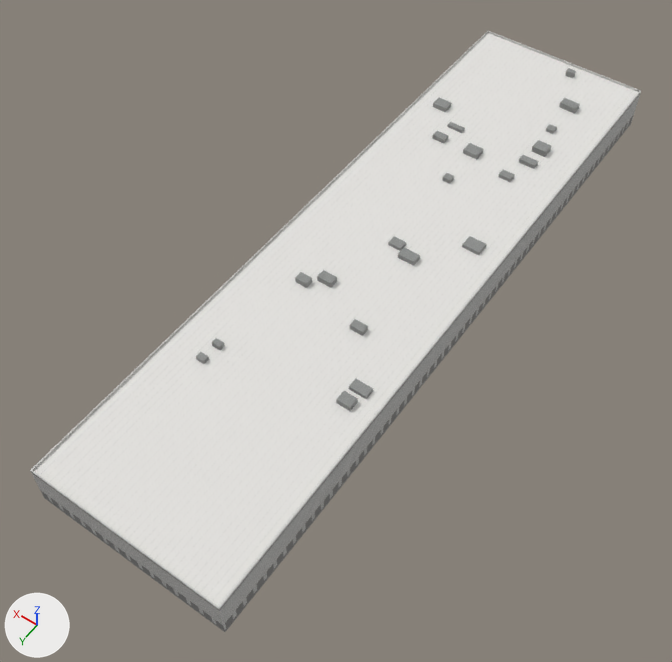
The glTF model data/models/khsv_cargo_70x261.glb: old version first, new version second.
Before and after are seen from a 50 mm lens placed at (-113.0, 188.0, 247.0), pointed at (3.0, 25.0, -8.0). The lights are fixed; the arrows at lower left show +X, +Y and +Z. The older version comes first.

In view in the first picture: 'khsv_cargo_70x261_cargo_wall', 'khsv_cargo_70x261_coping', 'khsv_cargo_70x261_plant', 'khsv_cargo_70x261_roof'.
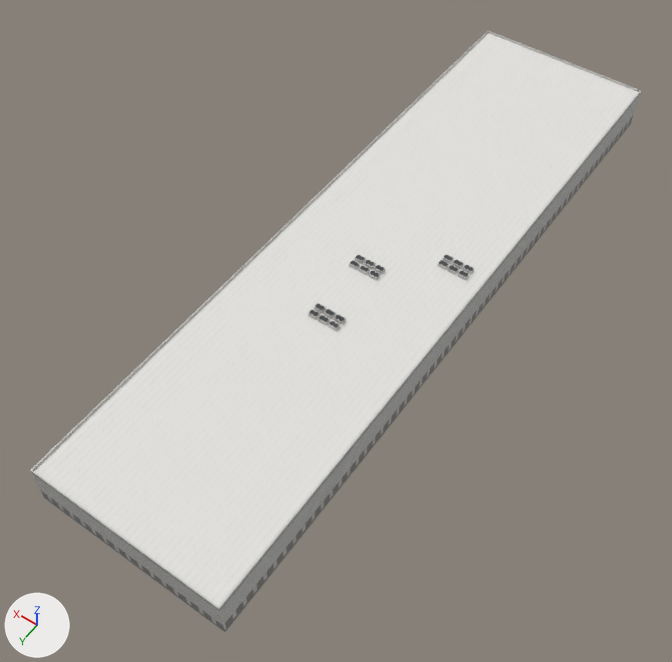
Changed parts and their boxes (x1, y1, x2, y2) in the pictures (672 x 662 px):
'khsv_cargo_70x261_plant', deleted
    before: (196, 68, 580, 411)
'khsv_cargo_70x261_ac_top', added
    after: (309, 254, 474, 328)
'khsv_cargo_70x261_ac_side', added
    after: (308, 258, 474, 331)

Edits to the bpy script that builds the scene:
```text
Add img_ac_top:
    img_ac_top = load_image('ac_top', '_unpacked/ac_top', 96, 70, 'sRGB')
Add img_ac_side:
    img_ac_side = load_image('ac_side', '_unpacked/ac_side', 64, 44, 'sRGB')
Add mat_ac_top:
    mat_ac_top = principled_material('ac_top')
    mat_ac_top.texture = img_ac_top
    mat_ac_top.roughness = 0.85
Add mat_ac_side:
    mat_ac_side = principled_material('ac_side')
    mat_ac_side.texture = img_ac_side
    mat_ac_side.roughness = 0.85
Add me_khsv_cargo_70x261_ac_top:
    me_khsv_cargo_70x261_ac_top.from_pydata(...)  # 72 vertices, 36 faces; spans x -29.0..6.2, y -9.4..38.6, z 14.4
    me_khsv_cargo_70x261_ac_top.materials.append(mat_ac_top)  # picture img_ac_top
Add me_khsv_cargo_70x261_ac_side:
    me_khsv_cargo_70x261_ac_side.from_pydata(...)  # 144 vertices, 144 faces; spans x -29.0..6.2, y -9.4..38.6, z 13.0..14.4
    me_khsv_cargo_70x261_ac_side.materials.append(mat_ac_side)  # picture img_ac_side
Remove ob_khsv_cargo_70x261_plant:
    ob_khsv_cargo_70x261_plant = bpy.data.objects.new('khsv_cargo_70x261_plant', me_khsv_cargo_70x261_plant)
    ob_khsv_cargo_70x261_plant.location = (0.0, 0.0, 0.0)
Add ob_khsv_cargo_70x261_ac_top:
    ob_khsv_cargo_70x261_ac_top = bpy.data.objects.new('khsv_cargo_70x261_ac_top', me_khsv_cargo_70x261_ac_top)
    ob_khsv_cargo_70x261_ac_top.location = (0.0, 0.0, 0.0)
Add ob_khsv_cargo_70x261_ac_side:
    ob_khsv_cargo_70x261_ac_side = bpy.data.objects.new('khsv_cargo_70x261_ac_side', me_khsv_cargo_70x261_ac_side)
    ob_khsv_cargo_70x261_ac_side.location = (0.0, 0.0, 0.0)
```
